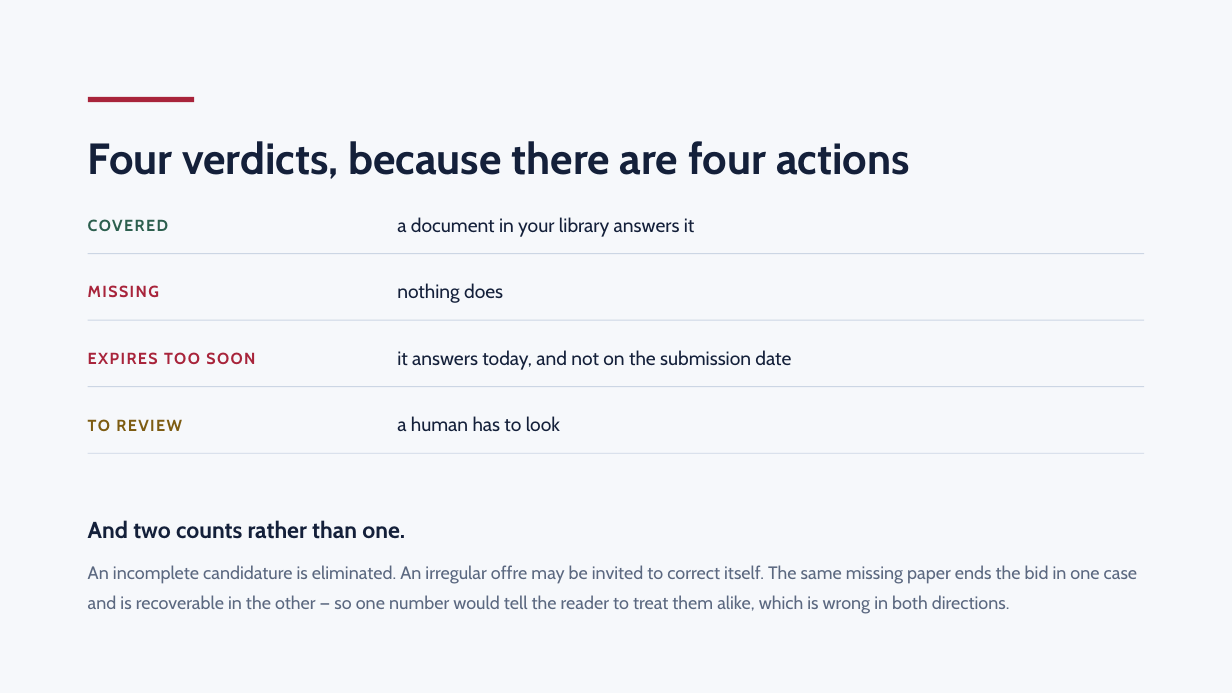
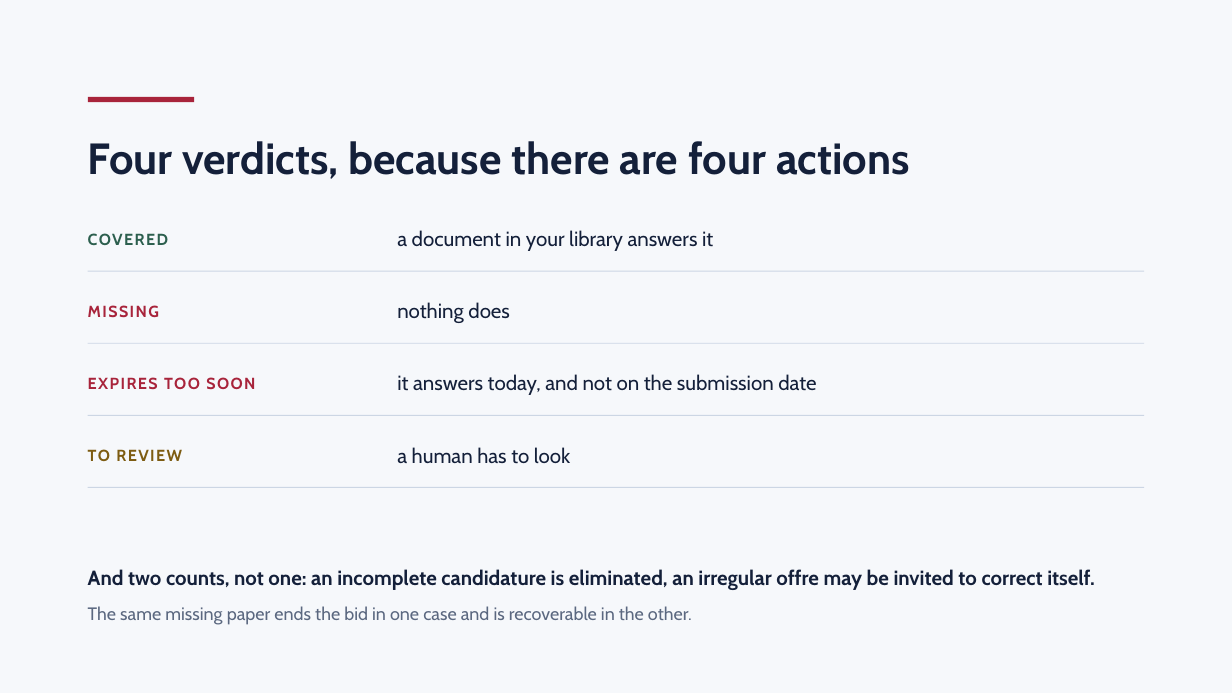
Before and after one commit to Yoh5/tender-compliance-agent, a slide deck: slide 4 of docs/deck.pptx. Drawn at 1232x693 pixels with LibreOffice and Linux fonts; fonts in the diff are those of the drawing. Boxes give left, top, right and bottom in pixels: in the first picture for what was removed or moved away, otherwise in the second. Text is boxed around its words. In the diff, an @@ line names an element or a change of style, - is before the commit and + after.

```diff
--- a/docs/deck.pptx
+++ b/docs/deck.pptx
@@ text "COVERED": place and size @@
-text "COVERED" at (88,219,168,231)
+text "COVERED" at (88,233,168,245)
@@ text "a document in your library ...": place and size @@
-text "a document in your library ..." at (397,217,695,237)
+text "a document in your library ..." at (397,230,713,251)
@@ 2 texts, 1 rectangle: place and size @@
-2 texts, 1 rectangle at (88,253,1144,303)
+2 texts, 1 rectangle at (88,271,1144,323)
@@ 2 texts, 1 rectangle: place and size @@
-2 texts, 1 rectangle at (88,320,1144,370)
+2 texts, 1 rectangle at (88,343,1144,395)
@@ 2 texts, 1 rectangle: place and size @@
-2 texts, 1 rectangle at (88,386,1144,432)
+2 texts, 1 rectangle at (88,415,1144,464)
@@ size 15 to 16 pt in 4 elements at (397,230,713,251), (397,302,510,323), (397,374,816,395), (397,447,570,464) @@
@@ rectangle: place and size @@
-rectangle at (88,453,1144,454)
+rectangle at (88,487,1144,488)
@@ text at (88,569,1095,625): text changed; size 14 to 16 pt; text colour #5B6880 to #14203A; bold on @@
-And two counts rather than one.
-An incomplete candidature is eliminated. An irregular offre may be invited to correct itself. The same missing paper ends the bid in one case and is recoverable in the other — so one number would tell the reader to treat them alike, which is wrong in both directions.
+And two counts, not one: an incomplete candidature is eliminated, an irregular offre may be invited to correct itself.
+The same missing paper ends the bid in one case and is recoverable in the other.
```
Also in this commit, not shown: 8 other slides changed, 2 slides removed, 2 other files.
